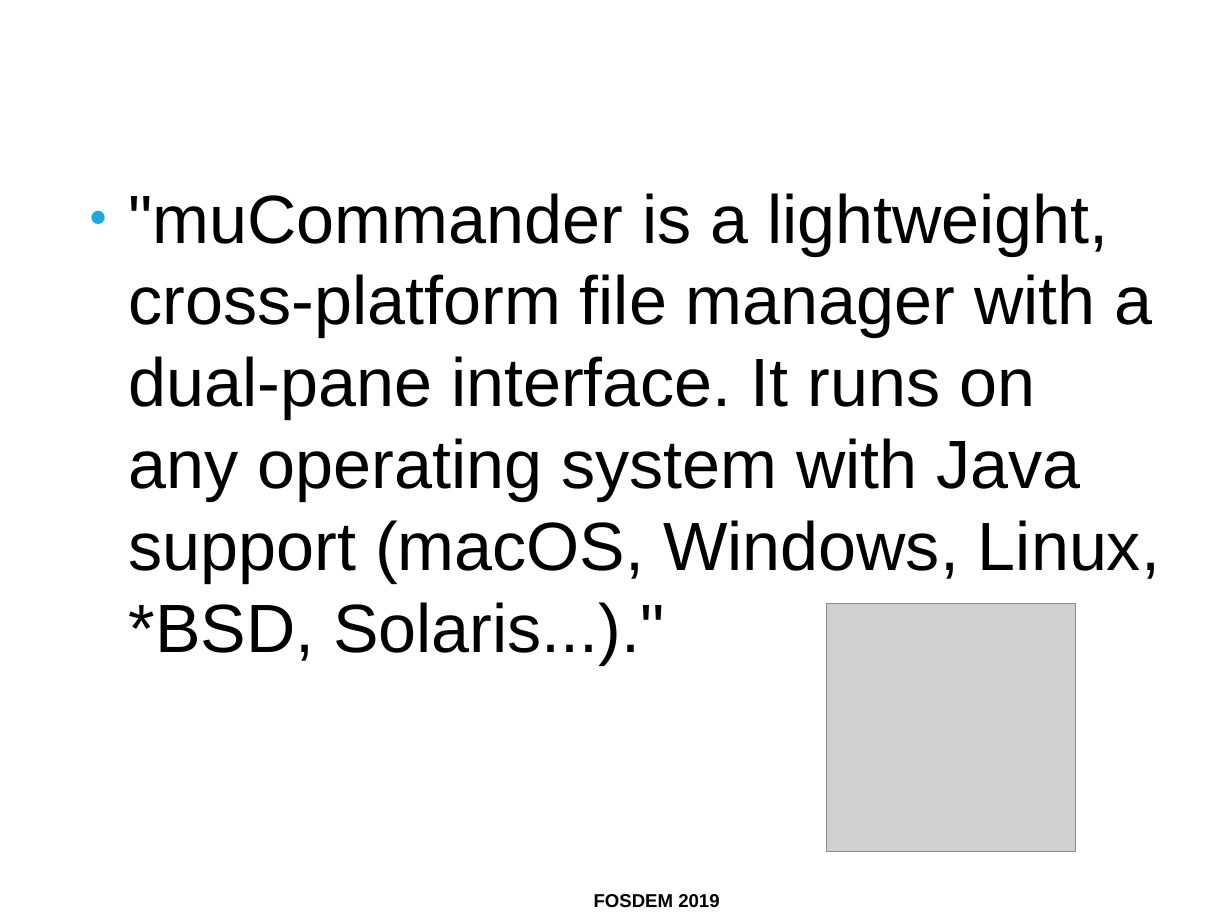
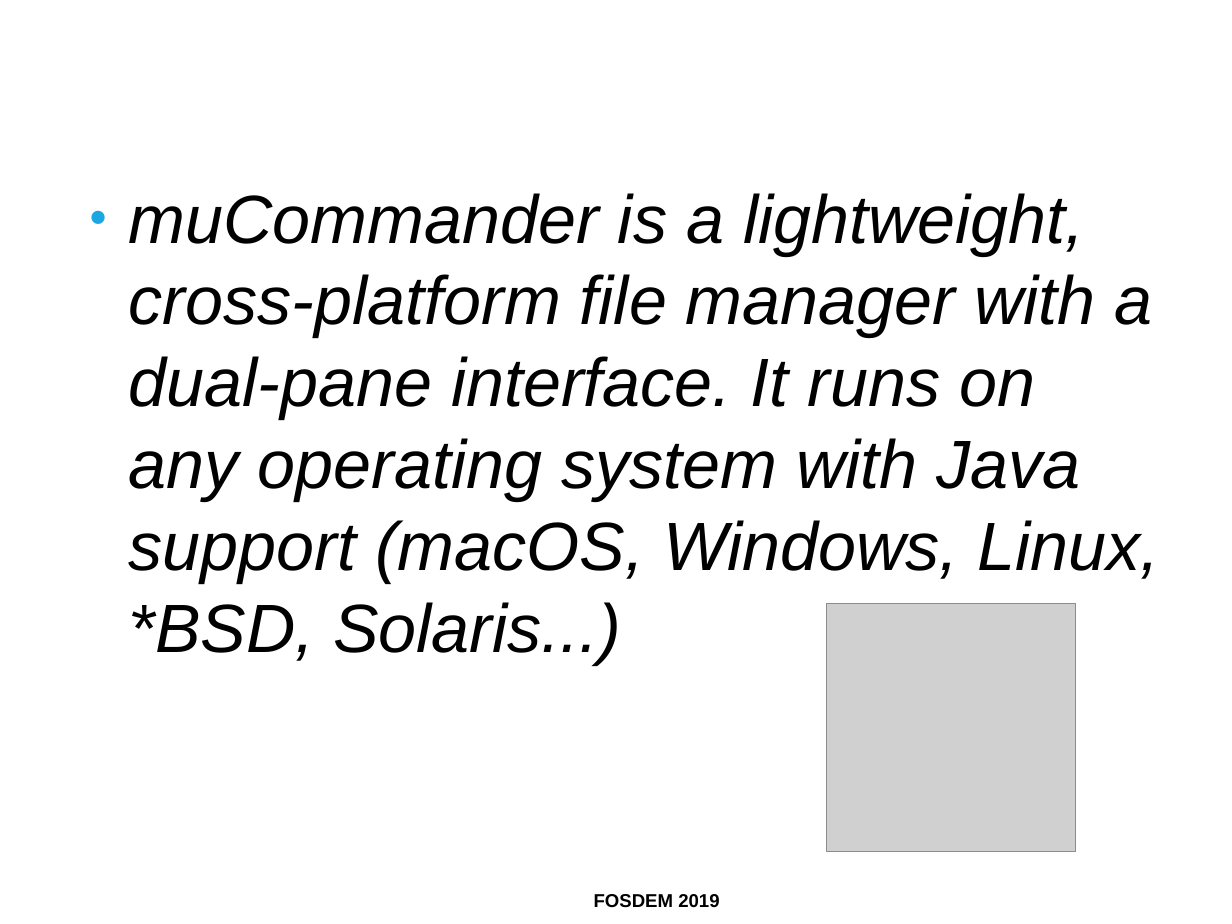
Before and after one commit to ahadas/ahadas.github.io, a slide deck: slide 14 of slides/toward_exploring_virtual_disks_using_a_file_manager.odp. Drawn at 1232x924 pixels with LibreOffice and Linux fonts; fonts in the diff are those of the drawing; grey boxes stand for pictures; background and template pictures are left out. Boxes give left, top, right and bottom in pixels: in the first picture for what was removed or moved away, otherwise in the second. Text is boxed around its words. In the diff, an @@ line names an element or a change of style, - is before the commit and + after.

```diff
--- a/slides/toward_exploring_virtual_disks_using_a_file_manager.odp
+++ b/slides/toward_exploring_virtual_disks_using_a_file_manager.odp
@@ text at (x1=129, y1=193, x2=1159, y2=665): text changed; italic on @@
-● "muCommander is a lightweight, cross-platform file manager with a dual-pane interface. It runs on any operating system with Java support (macOS, Windows, Linux, *BSD, Solaris...)."
+● muCommander is a lightweight, cross-platform file manager with a dual-pane interface. It runs on any operating system with Java support (macOS, Windows, Linux, *BSD, Solaris...)
```
Also in this commit, not shown: 3 other slides changed.
